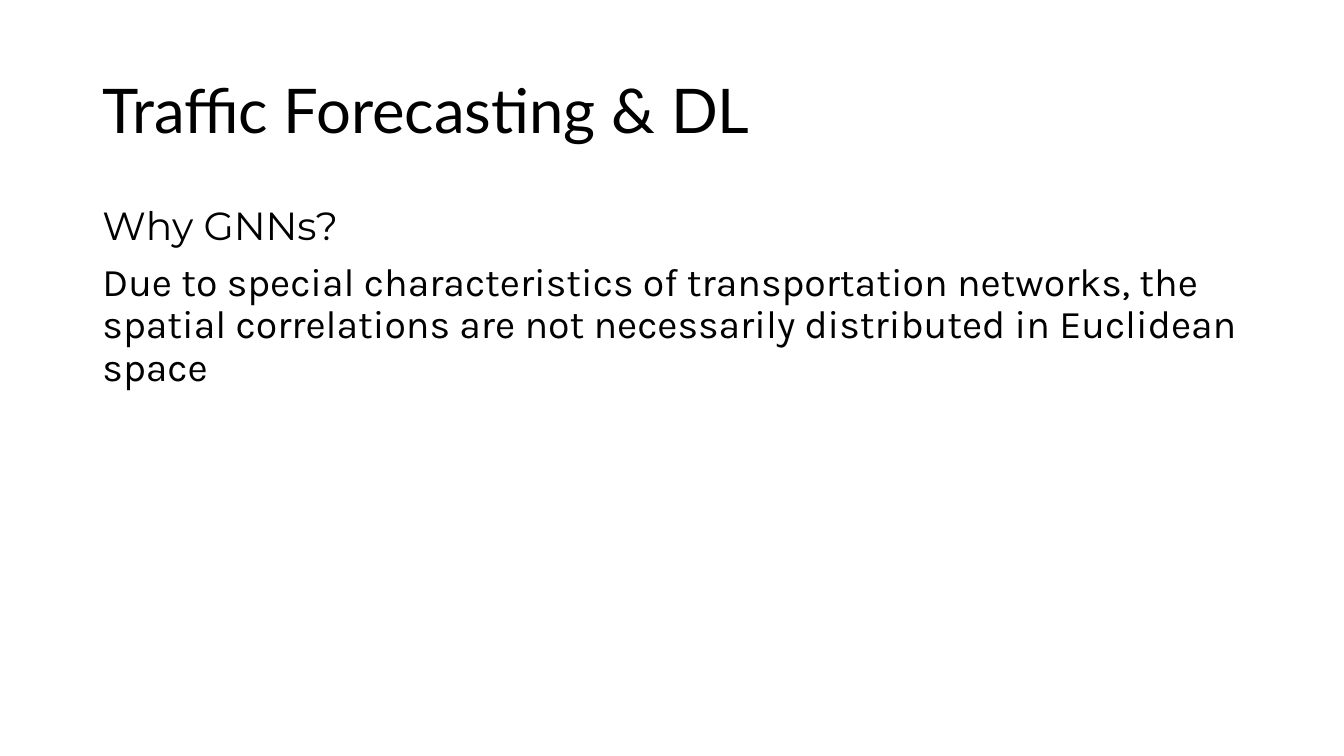
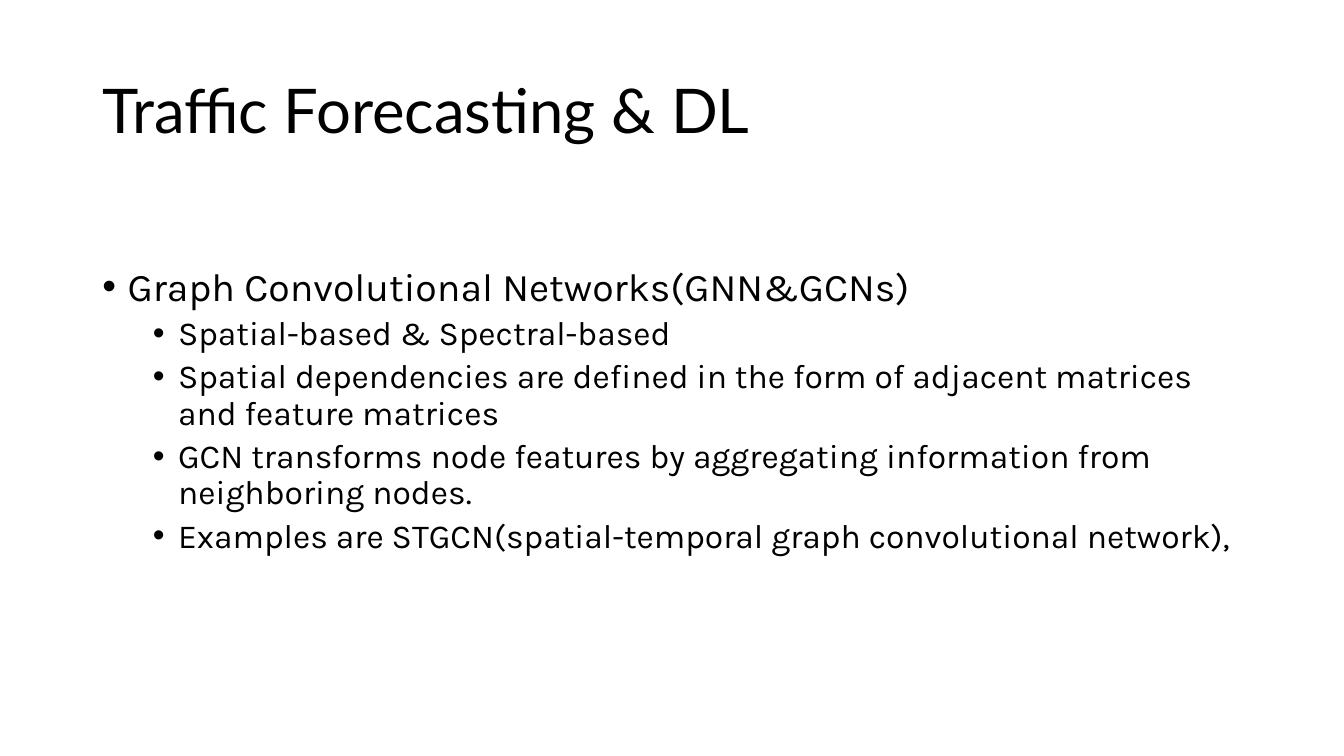
Before and after one commit to zhengyouhan/TransInfos24, a slide deck: slide 4 of Rinko_Drafts/A Brief Survey on Deep Learning in.pptx (slide 5 before the commit). Drawn at 1344x756 pixels with LibreOffice and Linux fonts; fonts in the diff are those of the drawing. Boxes give left, top, right and bottom in pixels: in the first picture for what was removed or moved away, otherwise in the second. Text is boxed around its words. In the diff, an @@ line names an element or a change of style, - is before the commit and + after.

```diff
--- a/Rinko_Drafts/A Brief Survey on Deep Learning in.pptx
+++ b/Rinko_Drafts/A Brief Survey on Deep Learning in.pptx
@@ text at (128, 272, 1230, 556): text changed; size 28 to 24 pt @@
-Why GNNs?
-Due to special characteristics of transportation networks, the spatial correlations are not necessarily distributed in Euclidean space
+• Graph Convolutional Networks(GNN&GCNs)
+  • Spatial-based & Spectral-based
+  • Spatial dependencies are defined in the form of adjacent matrices and feature matrices
+  • GCN transforms node features by aggregating information from neighboring nodes.
+  • Examples are STGCN(spatial-temporal graph convolutional network),
```
Also in this commit, not shown: 2 other slides changed, 7 slides added, 2 slides removed, 1 other file.
